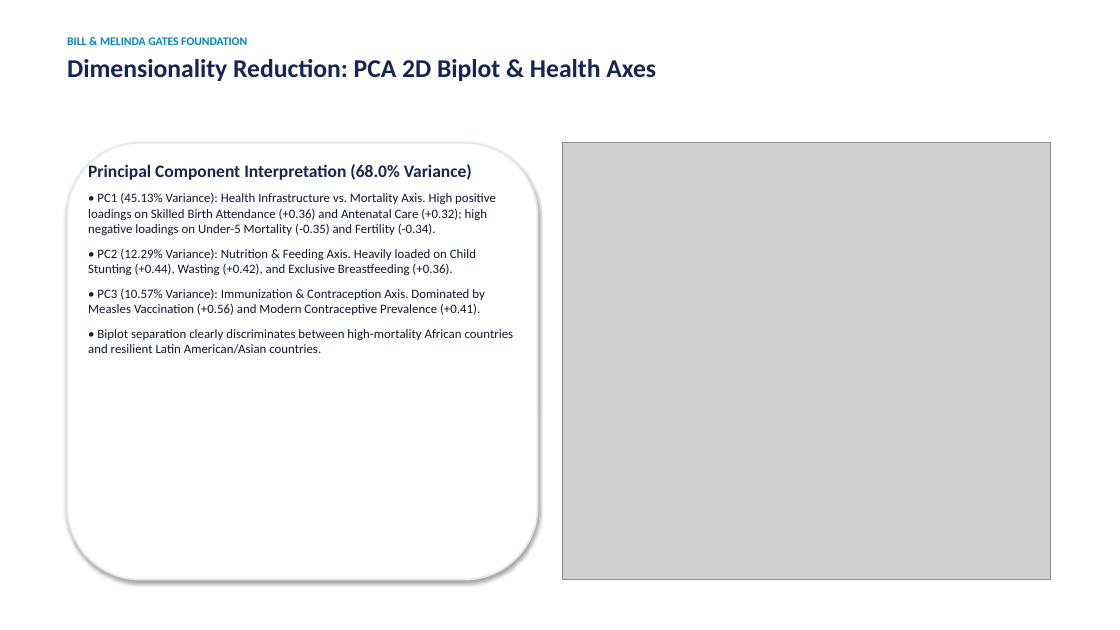
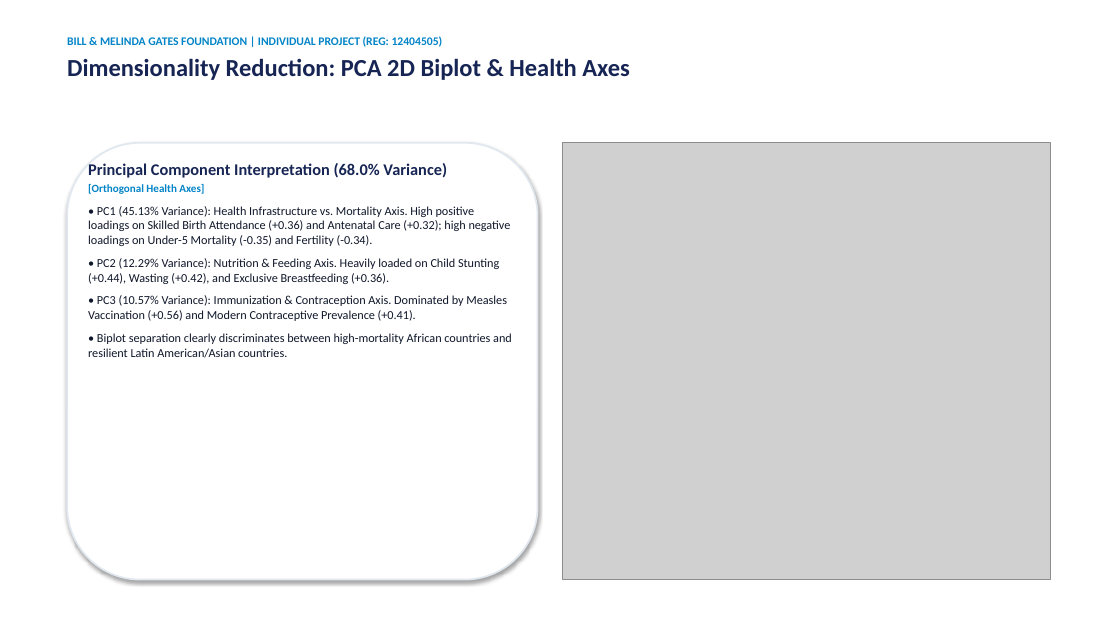
Before and after one commit to Mayank0053/Country-Maternal-Child-Health-Profile-Segmentation-Dashboard--, a slide deck: slide 7 of Country_MCH_Segmentation_Presentation.pptx. Drawn at 1120x630 pixels with LibreOffice and Linux fonts; fonts in the diff are those of the drawing; grey boxes stand for pictures. Boxes give left, top, right and bottom in pixels: in the first picture for what was removed or moved away, otherwise in the second. Text is boxed around its words. In the diff, an @@ line names an element or a change of style, - is before the commit and + after.

Commit message:
feat: upgrade to dynamic non-static FastAPI backend, light-themed dashboard, root preprocessed data files, and explicit individual project PPT/report

```diff
--- a/Country_MCH_Segmentation_Presentation.pptx
+++ b/Country_MCH_Segmentation_Presentation.pptx
@@ text at [67,36,443,47]: text changed @@
-BILL & MELINDA GATES FOUNDATION
+BILL & MELINDA GATES FOUNDATION | INDIVIDUAL PROJECT (REG: 12404505)
@@ text at [67,58,630,80]: size 22 to 21 pt in "Dimensionality Reduction: PCA 2D Biplot & Health ..." @@
@@ text at [88,163,512,358]: size 15 to 14 pt in "Principal Component Interpretation (68.0% Variance)"; size 11 to 10.5 pt in "• PC1 (45.13% Variance): Health Infrastructure vs. ...", "• PC2 (12.29% Variance): Nutrition & Feeding ...", "• PC3 (10.57% Variance): Immunization & Contraception ...", "• Biplot separation clearly discriminates between high-morta ..."; less space between paragraphs @@
@@ text at [88,184,204,194]: paragraph added @@
+[Orthogonal Health Axes]
```
Also in this commit, not shown: 12 other slides changed, 1 slide added, 2 slides removed, 20 other files.
